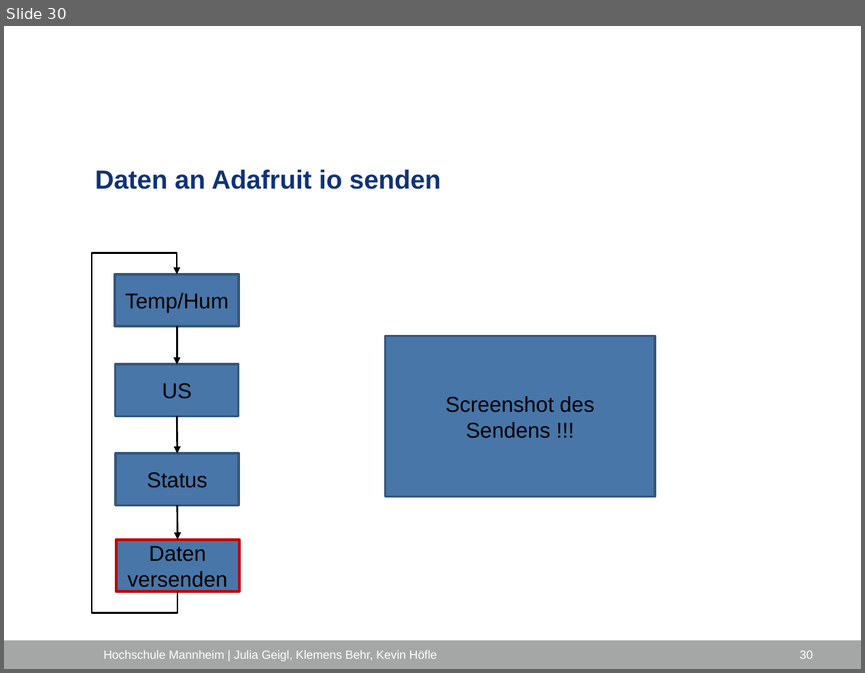
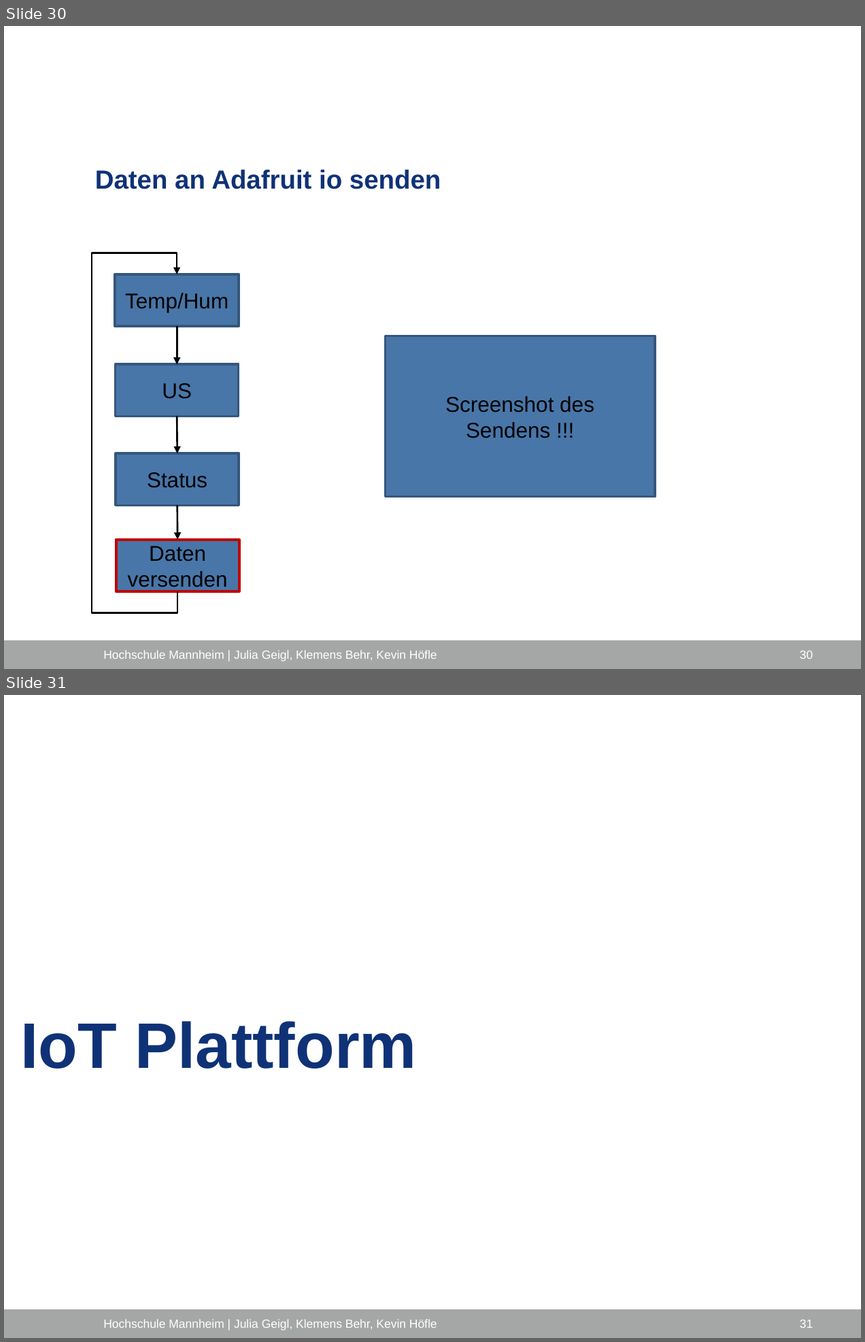
Before and after one commit to ProjektlaborEmbeddedSecurity/Presentation, a slide deck: PES_FH_VERS.pptx. Shown one above the other, each under a label of ours: slide 30 before the commit, slides 30 and 31 after it. The pictures are 865x673 and 865x1342 pixels, drawn with LibreOffice and Linux fonts; fonts in the diff are those of the drawing; background and template pictures are left out. Boxes give left, top, right and bottom in pixels: in the first picture for what was removed or moved away, otherwise in the second. Text is boxed around its words. In the diff, an @@ line names an element or a change of style, - is before the commit and + after.

Commit message:
Add files via upload
IoT Plattform Zwischenfolie

```diff
--- a/PES_FH_VERS.pptx
+++ b/PES_FH_VERS.pptx
@@ slide 31 added at [4, 695, 861, 1338], background #FFFFFF; not listed: 1 template element that a slide beside it also shows @@
@@ title added at [21, 1021, 416, 1068], 54 pt, text #0F3277, bold @@
+IoT Plattform
@@ text added at [103, 1319, 437, 1330], 10 pt, text #FFFFFF @@
+Hochschule Mannheim | Julia Geigl, Klemens Behr, Kevin Höfle
@@ page number added at [800, 1319, 813, 1327], 10 pt, text #FFFFFF @@
+31
```
